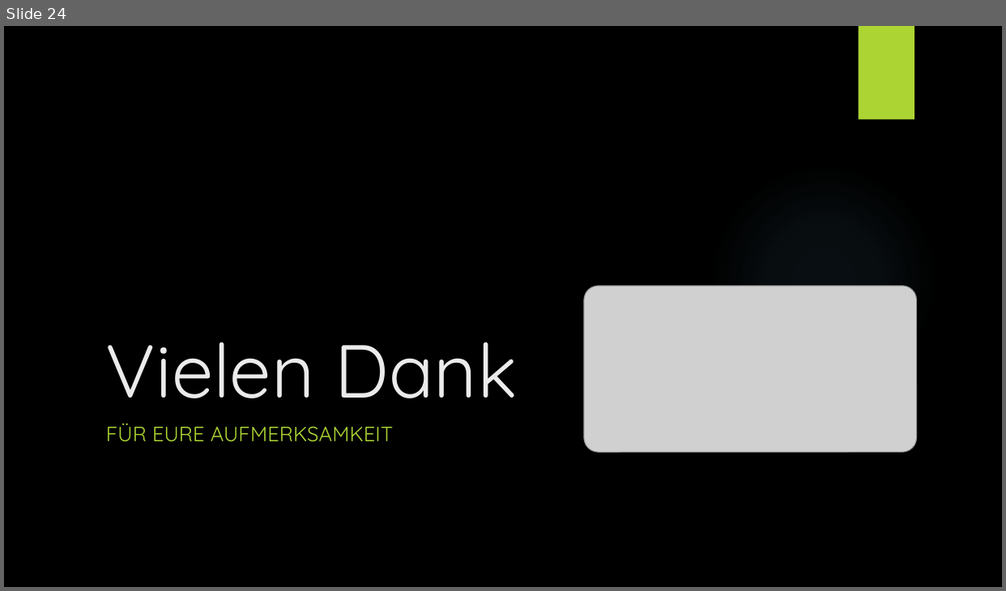
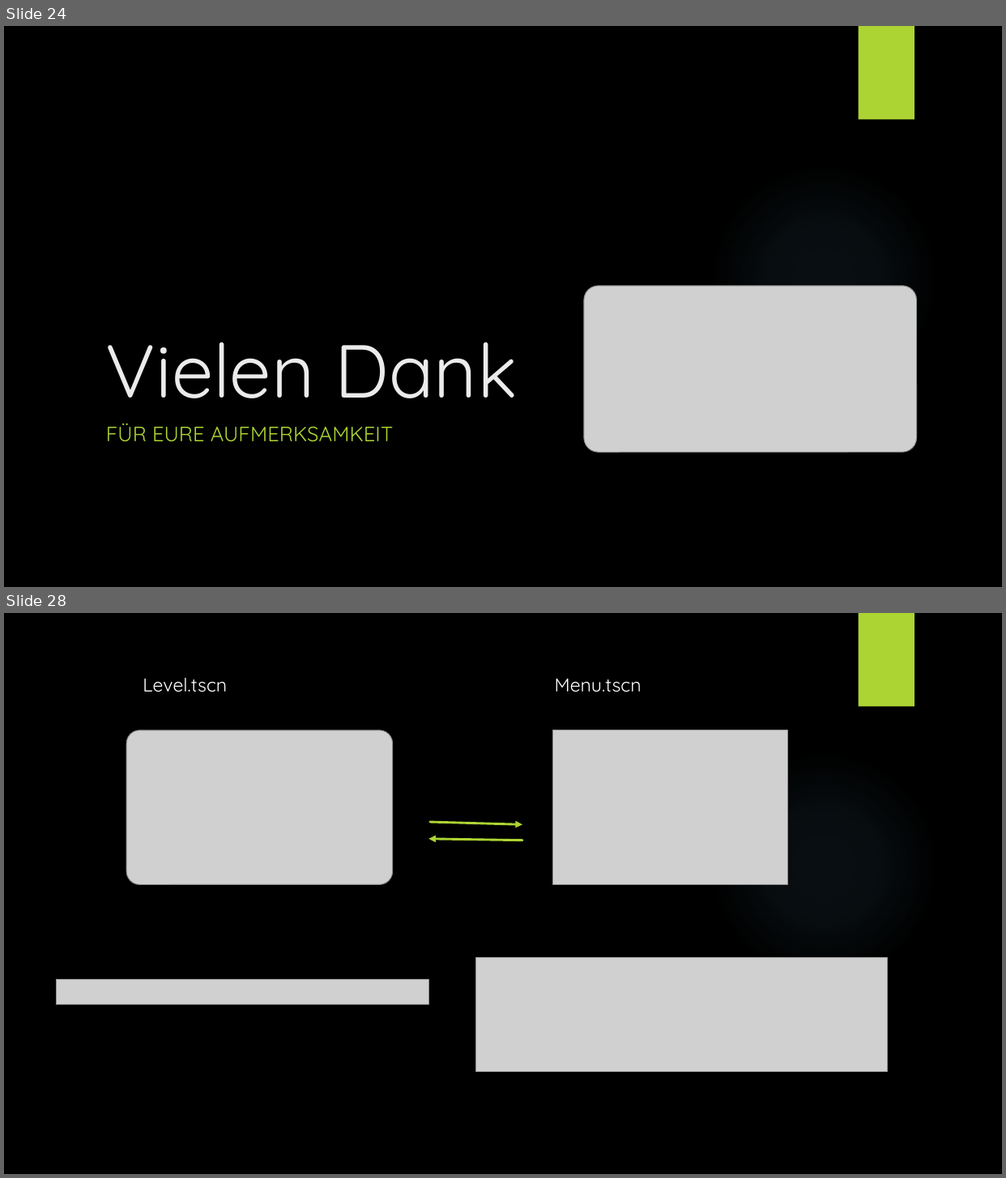
Before and after one commit to teachingCS/Schuelerakademie, a slide deck: Material/Cat_Jump/01_Einführung_Godot_Cat_Jump.pptx. Shown one above the other, each under a label of ours: slide 24 before the commit, slides 24 and 28 after it; the slides between them are not shown. The pictures are 1006x591 and 1006x1178 pixels, drawn with LibreOffice and Linux fonts; fonts in the diff are those of the drawing; grey boxes stand for pictures; background and template pictures are left out. Boxes give left, top, right and bottom in pixels: in the first picture for what was removed or moved away, otherwise in the second. Text is boxed around its words. In the diff, an @@ line names an element or a change of style, - is before the commit and + after.

```diff
--- a/Material/Cat_Jump/01_Einführung_Godot_Cat_Jump.pptx
+++ b/Material/Cat_Jump/01_Einführung_Godot_Cat_Jump.pptx
@@ slide 28 added at [4, 613, 1002, 1174], background picture (left out); not listed: 2 template elements that a slide beside it also shows @@
@@ text added at [143, 678, 641, 692], 18 pt, text #FFFFFF @@
+Level.tscn Menu.tscn
@@ picture added at [127, 730, 394, 884] @@
@@ picture added at [552, 730, 788, 884] @@
@@ arrow added from (430, 822) to (522, 825), #ACD433 2.25 pt @@
@@ arrow added from (522, 841) to (428, 839), #ACD433 2.25 pt @@
@@ picture added at [476, 957, 888, 1072] @@
@@ picture added at [56, 979, 428, 1004] @@
```
Also in this commit, not shown: 3 other slides added, 18 other files.
